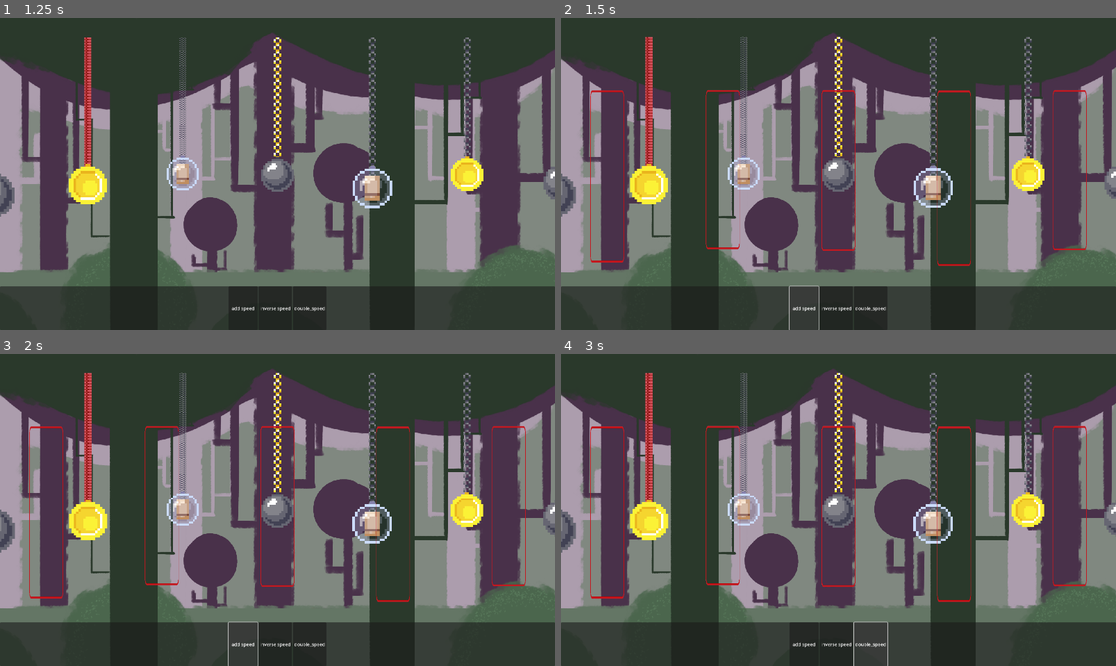
Above: before the commit, frames 1-4 (two rows, left to right).
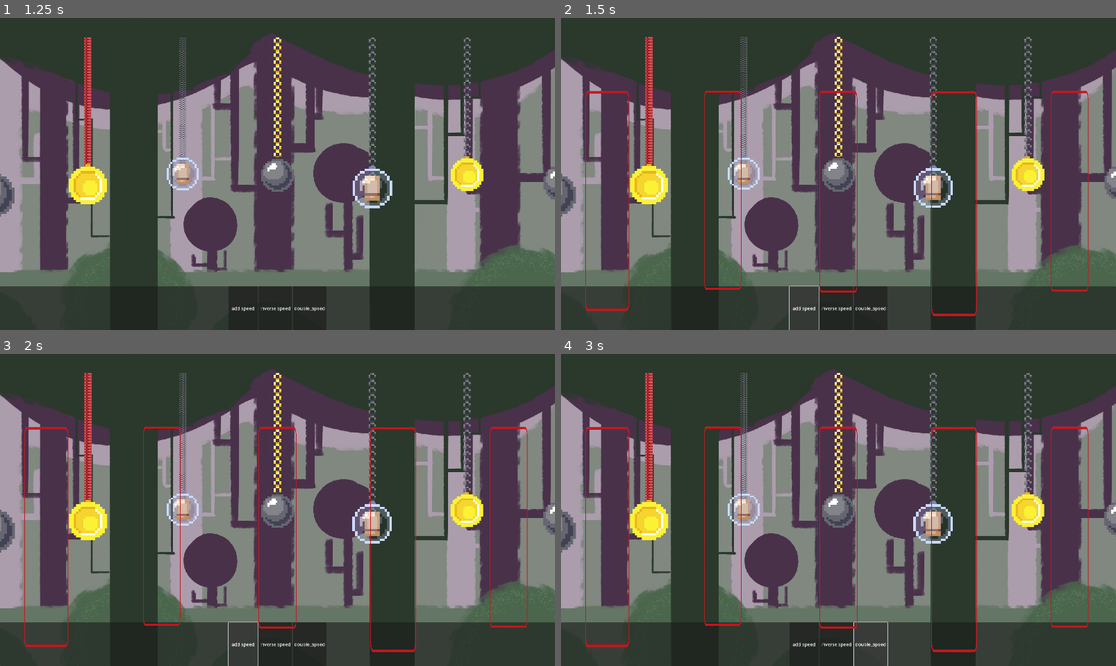
Above: after the commit, the same moments.

Repository: HEKEPOIU/gmtk_2024
Game: Godot game, scene res://scene/main.tscn
The game is run twice, just before and just after one commit, with the same random seed, the same clock (stepped at 60 frames per second) and the same inputs.
Inputs:
- Up to frame 1 (1.25 s): click "start" at 0.5 s
- Up to frame 2 (1.5 s): click "add speed" at 1.25 s
- Up to frame 3 (2 s): no input
- Up to frame 4 (3 s): click "inverse speed" at 2 s; click "double_speed" at 2.75 s

Frame 1 is identical in both runs. In frame 2, 2.6% of the frame differs, in the area x 4-96%, y 22-96%; in frame 3, 2.6%; in frame 4, 2.8%.

Commit message:
use size

Diff:
--- a/src/ui/card/border.tscn
+++ b/src/ui/card/border.tscn
@@ -4,9 +4,15 @@
 [ext_resource type="Texture2D" uid="uid://0pn765066n12" path="res://border.png" id="1_xsrqk"]
 
 [node name="Button" type="Button"]
-anchors_preset = 15
-anchor_right = 1.0
-anchor_bottom = 1.0
+anchors_preset = 8
+anchor_left = 0.5
+anchor_top = 0.5
+anchor_right = 0.5
+anchor_bottom = 0.5
+offset_left = -4.0
+offset_top = -4.0
+offset_right = 4.0
+offset_bottom = 4.0
 grow_horizontal = 2
 grow_vertical = 2
 flat = true
--- a/src/ui/ui_main.gd
+++ b/src/ui/ui_main.gd
@@ -49,15 +49,15 @@
 func show_border(arr: Array[Pendulum], border_size: Vector2) -> void:
 	for p: Pendulum in arr:
 		var length: float = p.length
-		var sp := (p.get_node("PendulumEndPoint/Sprite2D") as Sprite2D)
-		var width: float = sp.texture.get_size().x * sp.scale.x
+		var h: float = p.length + p.end_point.get_size().y
+		var w: float = p.end_point.get_size().x
 		var new_border := borderPrefab.instantiate()
 		self.add_child(new_border)
 		new_border.on_choose.connect(func() -> void:
 			next_card_effect.on_trigger(p)
 			UiHelper.disable(new_border)
 			)
-		set_border(new_border, p.position - Vector2(width / 2, 0), Vector2(width, length)) # todo: use right width
+		set_border(new_border, p.global_position - Vector2(w / 2, 0), Vector2(w, h))
 	pass
 
 func set_border(border: ChooseBox, target_positon: Vector2, target_size: Vector2):
